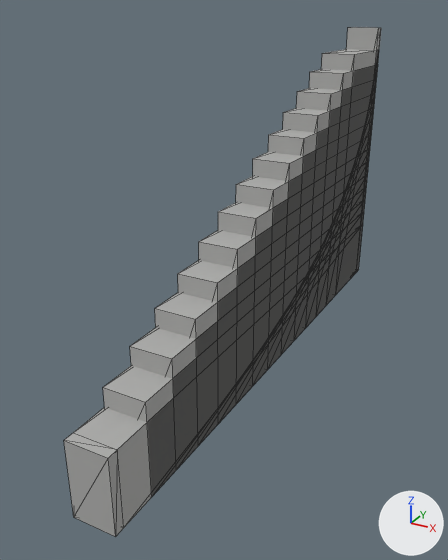
What one commit did to the glTF model content/props/grandstand/end_cap_large.glb.
Camera for both pictures: a camera (50 mm lens) standing at (6.36, -6.79, 8.89) and looking at (-0.59, 5.86, 2.56). The axes (+X, +Y, +Z) are drawn at lower right. The lights are the same throughout. The picture after the commit comes second. Mesh edges are drawn as thin lines.

The first picture shows 'end_cap_large'.
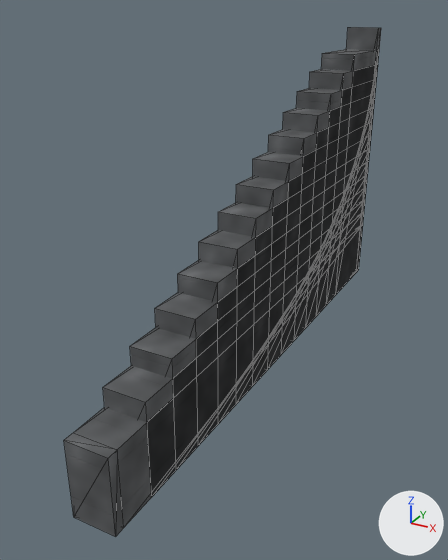
Where the change shows, as pixel boxes (x1, y1, x2, y2) in the pictures (448 x 560 px):
'end_cap_large', surface changed (darker)
    both: (64, 27, 381, 537)

Edits to the bpy script that builds the scene:
```text
Add img_grandstand_concrete_dark_col:
    img_grandstand_concrete_dark_col = load_image('grandstand_concrete_dark_col', '_unpacked/grandstand_concrete_dark_col', 512, 512, 'sRGB')
Add img_grandstand_concrete_dark_nrm:
    img_grandstand_concrete_dark_nrm = load_image('grandstand_concrete_dark_nrm', '_unpacked/grandstand_concrete_dark_nrm', 512, 512, 'Non-Color')
Add img_grandstand_concrete_dark_rough:
    img_grandstand_concrete_dark_rough = load_image('grandstand_concrete_dark_rough', '_unpacked/grandstand_concrete_dark_rough', 512, 512, 'Non-Color')
Change mat_grandstand_concrete_dark:
    remove # nodes: BsdfPrincipled, OutputMaterial
    remove # colours: grey #adadac
    nodes: BsdfPrincipled, Mapping x3, Math, NormalMap, OutputMaterial, SeparateColor, TexImage x3, UVMap x3
    uses the picture img_grandstand_concrete_dark_col
    uses the picture img_grandstand_concrete_dark_nrm
    uses the picture img_grandstand_concrete_dark_rough
```
